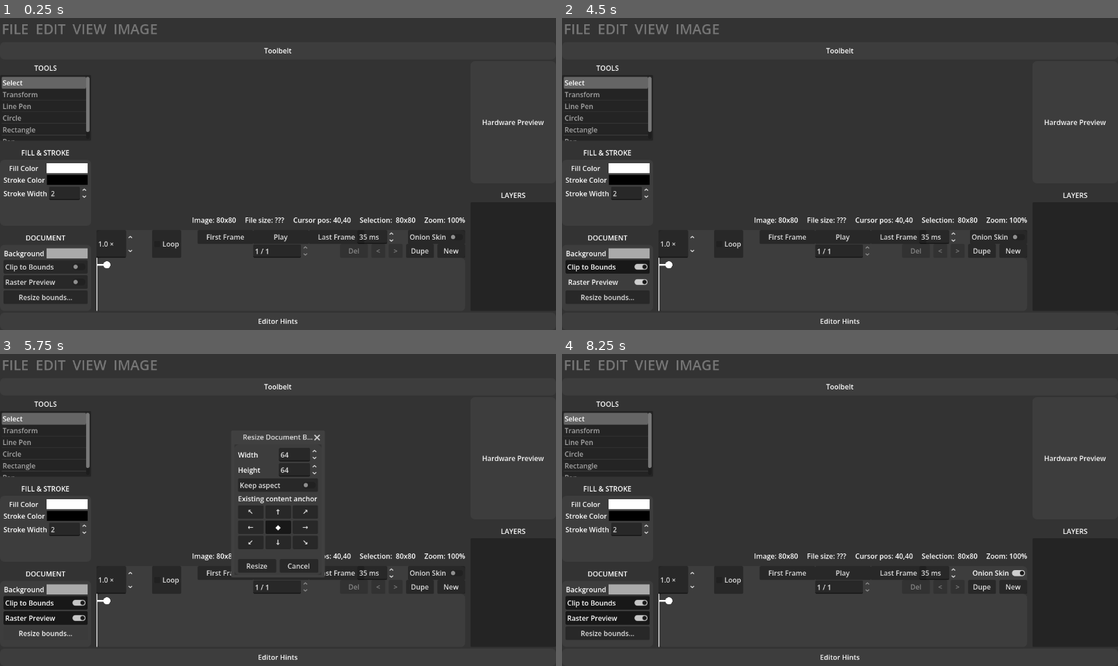
Above: before the commit, frames 1-4 (two rows, left to right).
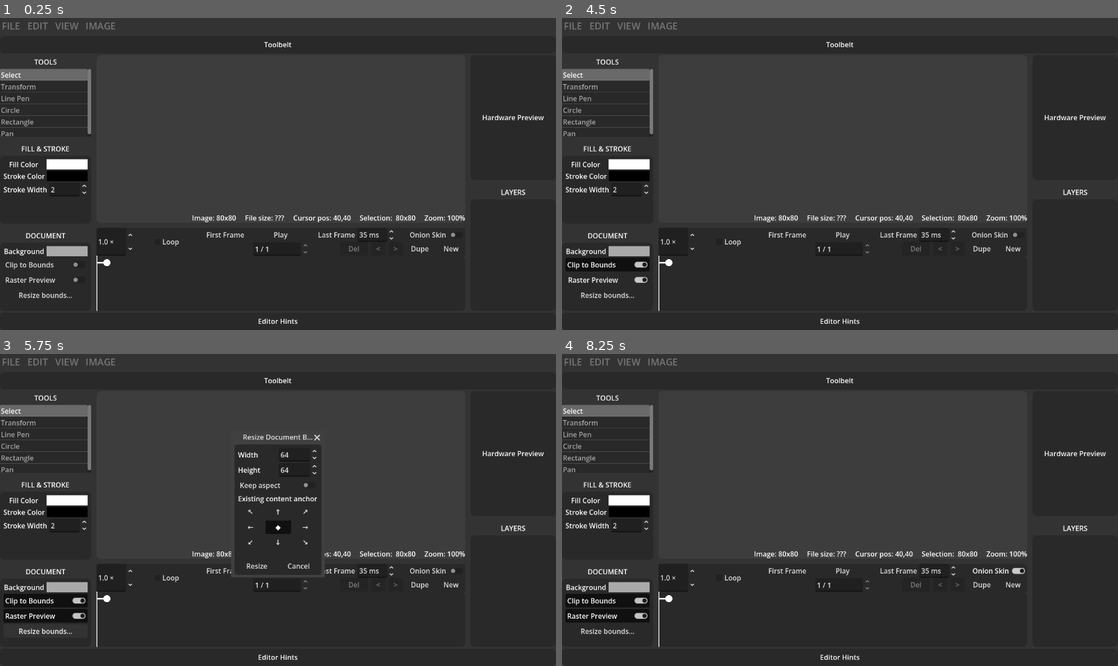
Above: after the commit, the same moments.

Repository: erlog135/Ripple
Game: Godot game, scene res://scenes/Editor.tscn
Same seed, same stepped clock (60 frames per second), same inputs: the game is played once before the commit and once after it.
Inputs:
- Up to frame 1 (0.25 s): no input
- Up to frame 2 (4.5 s): click "Play" at 0.5 s; click "Play" at 1.25 s; click "New" at 2 s; click "New" at 2.75 s; click "Clip to Bounds" at 3.5 s; click "Raster Preview" at 4.25 s
- Up to frame 3 (5.75 s): click "Resize bounds..." at 5 s
- Up to frame 4 (8.25 s): click "Loop" at 5.75 s; click "Last Frame" at 6.5 s; click "First Frame" at 7.25 s; click "Onion Skin" at 8 s

The runs differ from the first frame. In frame 1, 5.0% of the frame differs, in the area x 0-98%, y 1-91%; in frame 2, 5.1%; in frame 3, 5.0%; in frame 4, 5.3%.

Commit message:
some more theming

Diff:
--- a/data/RippleTheme.tres
+++ b/data/RippleTheme.tres
@@ -50,7 +50,8 @@
 content_margin_top = 4.0
 content_margin_right = 4.0
 content_margin_bottom = 4.0
-bg_color = Color(0.1, 0.1, 0.1, 0.6)
+bg_color = Color(0.16078432, 0.16078432, 0.16078432, 1)
+border_color = Color(1, 1, 1, 1)
 corner_radius_top_left = 3
 corner_radius_top_right = 3
 corner_radius_bottom_right = 3
@@ -74,7 +75,7 @@
 content_margin_top = 0.0
 content_margin_right = 0.0
 content_margin_bottom = 0.0
-bg_color = Color(0.23921569, 0.23921569, 0.23921569, 1)
+bg_color = Color(0.16078432, 0.16078432, 0.16078432, 1)
 corner_radius_top_left = 10
 corner_radius_top_right = 10
 corner_radius_bottom_right = 10
@@ -104,8 +105,10 @@
 Button/styles/hover = SubResource("StyleBoxFlat_6d4lk")
 Button/styles/normal = SubResource("StyleBoxFlat_gj0s3")
 Button/styles/pressed = SubResource("StyleBoxFlat_l3vdu")
+ItemList/styles/panel = SubResource("StyleBoxFlat_4spe3")
 MenuBar/colors/font_color = Color(0.4627451, 0.4627451, 0.4627451, 1)
 MenuBar/colors/font_hover_color = Color(1, 1, 1, 1)
 MenuBar/constants/h_separation = 8
-MenuBar/font_sizes/font_size = 32
+MenuBar/font_sizes/font_size = 22
 Panel/styles/panel = SubResource("StyleBoxFlat_4spe3")
+Tree/styles/panel = SubResource("StyleBoxFlat_4spe3")
--- a/scenes/Editor.tscn
+++ b/scenes/Editor.tscn
@@ -59,16 +59,19 @@
 
 [node name="ToolsWindow" parent="VBoxContainer/BusyArea/Panels/LeftPanel" unique_id=1568918098 instance=ExtResource("2_diyc1")]
 clip_contents = true
+custom_minimum_size = Vector2(0, 32)
 layout_mode = 2
 size_flags_vertical = 3
 
 [node name="FillStrokeWindow" parent="VBoxContainer/BusyArea/Panels/LeftPanel" unique_id=766531804 instance=ExtResource("3_wmxca")]
 clip_contents = true
+custom_minimum_size = Vector2(0, 32)
 layout_mode = 2
 size_flags_vertical = 3
 
 [node name="DocumentPropertiesWindow" parent="VBoxContainer/BusyArea/Panels/LeftPanel" unique_id=1121416412 instance=ExtResource("4_6tdr8")]
 clip_contents = true
+custom_minimum_size = Vector2(0, 32)
 layout_mode = 2
 size_flags_vertical = 3
 
--- a/scenes/interface/CanvasArea.tscn
+++ b/scenes/interface/CanvasArea.tscn
@@ -6,8 +6,20 @@
 [ext_resource type="Script" uid="uid://deivbjl4qc7hw" path="res://scenes/interface/document_gizmos.gd" id="3_6yk6n"]
 [ext_resource type="Script" uid="uid://jra2u4f43tgg" path="res://scenes/interface/document.gd" id="3_h8p71"]
 [ext_resource type="Script" uid="uid://dkng0sunfbeqw" path="res://scenes/interface/hud_layer.gd" id="5_2ofuf"]
-[ext_resource type="Script" path="res://scenes/interface/artboard_clip.gd" id="7_yh3rt"]
+[ext_resource type="Script" uid="uid://c5w8qk2yvbd6n" path="res://scenes/interface/artboard_clip.gd" id="7_yh3rt"]
 [ext_resource type="Script" uid="uid://bymoxxarhboaj" path="res://scenes/interface/workspace_shortcuts.gd" id="8_df36l"]
+
+[sub_resource type="StyleBoxFlat" id="StyleBoxFlat_df36l"]
+content_margin_left = 0.0
+content_margin_top = 0.0
+content_margin_right = 0.0
+content_margin_bottom = 0.0
+bg_color = Color(0.23921569, 0.23921569, 0.23921569, 1)
+corner_radius_top_left = 10
+corner_radius_top_right = 10
+corner_radius_bottom_right = 10
+corner_radius_bottom_left = 10
+corner_detail = 5
 
 [node name="CanvasArea" type="Control" unique_id=1795288712]
 clip_contents = true
@@ -18,6 +30,15 @@
 grow_horizontal = 2
 grow_vertical = 2
 mouse_filter = 2
+
+[node name="BackgroundPanel" type="Panel" parent="." unique_id=940800378]
+layout_mode = 1
+anchors_preset = 15
+anchor_right = 1.0
+anchor_bottom = 1.0
+grow_horizontal = 2
+grow_vertical = 2
+theme_override_styles/panel = SubResource("StyleBoxFlat_df36l")
 
 [node name="DocumentLayer" type="SubViewportContainer" parent="." unique_id=97255973]
 layout_mode = 1
@@ -30,6 +51,7 @@
 script = ExtResource("2_j6oae")
 
 [node name="SubViewport" type="SubViewport" parent="DocumentLayer" unique_id=1953662212]
+transparent_bg = true
 handle_input_locally = false
 size = Vector2i(1280, 720)
 render_target_update_mode = 4
--- a/scenes/interface/aux_windows/AnimatorWindow.tscn
+++ b/scenes/interface/aux_windows/AnimatorWindow.tscn
@@ -191,6 +191,7 @@
 text = "Del"
 
 [node name="FramesPanel" type="Panel" parent="." unique_id=1783542036]
+clip_contents = true
 layout_mode = 1
 anchors_preset = 15
 anchor_right = 1.0
--- a/scenes/interface/aux_windows/DocumentPropertiesWindow.tscn
+++ b/scenes/interface/aux_windows/DocumentPropertiesWindow.tscn
@@ -11,7 +11,18 @@
 grow_vertical = 2
 script = ExtResource("1_6vwm8")
 
+[node name="Title" type="Label" parent="." unique_id=1110082761]
+layout_mode = 1
+anchors_preset = 10
+anchor_right = 1.0
+offset_bottom = 32.0
+grow_horizontal = 2
+text = "DOCUMENT"
+horizontal_alignment = 1
+vertical_alignment = 1
+
 [node name="Panel" type="Panel" parent="." unique_id=138392955]
+clip_contents = true
 layout_mode = 1
 anchors_preset = 15
 anchor_right = 1.0
@@ -61,13 +72,3 @@
 [node name="ResizeButton" type="Button" parent="Panel/MarginContainer/VBoxContainer" unique_id=302689405]
 layout_mode = 2
 text = "Resize bounds..."
-
-[node name="Title" type="Label" parent="." unique_id=1110082761]
-layout_mode = 1
-anchors_preset = 10
-anchor_right = 1.0
-offset_bottom = 32.0
-grow_horizontal = 2
-text = "DOCUMENT"
-horizontal_alignment = 1
-vertical_alignment = 1
--- a/scenes/interface/aux_windows/FillStrokeWindow.tscn
+++ b/scenes/interface/aux_windows/FillStrokeWindow.tscn
@@ -22,6 +22,7 @@
 vertical_alignment = 1
 
 [node name="Panel" type="Panel" parent="." unique_id=521938253]
+clip_contents = true
 layout_mode = 1
 anchors_preset = 15
 anchor_right = 1.0
